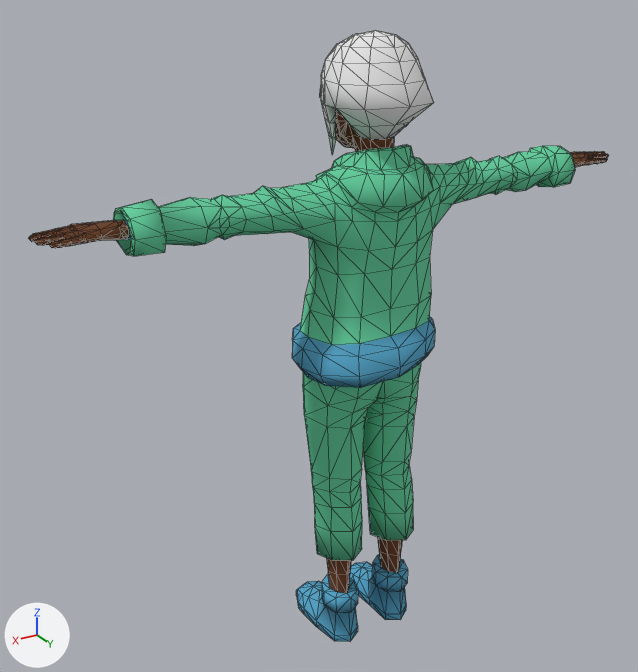
One commit to the FBX model static/assets/3d/persos/hinata/hinata.fbx: the scene before it, then after it.
The view is the same before and after, from a camera (50 mm lens) standing at (0.316, 0.467, 0.481) and looking at (0.023, -0.022, 0.236). Lighting does not change. The marker at lower left points along +X, +Y and +Z. Mesh edges are drawn as thin lines. Where no turn or scale is listed for an object, it has been applied to the vertices. Vertices at the same position are counted once.

In view in the first picture: 'Mesh_4.001_Mesh_4_Joint_0_Object_4_Material_4'.
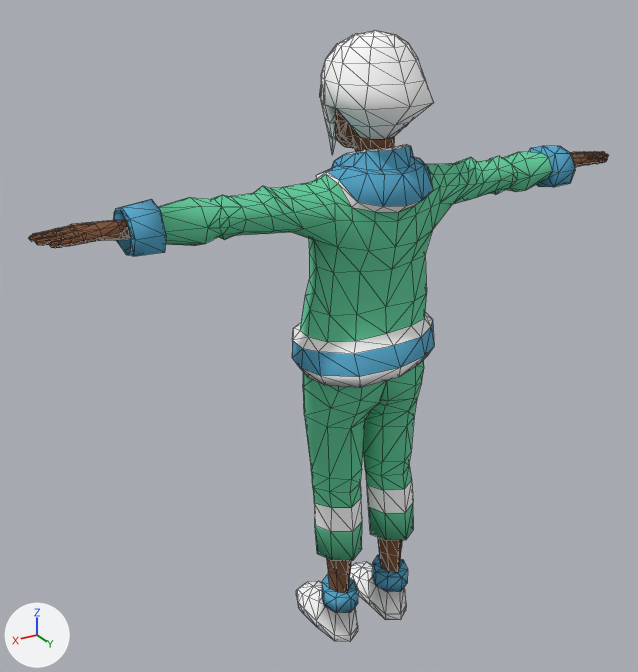
Patch to the scene script:
```diff
--- a/static/assets/3d/persos/hinata/hinata.fbx.py
+++ b/static/assets/3d/persos/hinata/hinata.fbx.py
@@ mat_emissive_skin @@
 mat_emissive_skin = principled_material('emissive-skin')
-mat_emissive_skin.base_color = (0.142, 0.0431, 0.0108)  # brown #693b1b
+mat_emissive_skin.base_color = (0.202, 0.0819, 0.0337)  # brown #7c5133
 mat_emissive_skin.roughness = 0.875
@@ mat_emissive_three @@
 mat_emissive_three = principled_material('emissive-three')
-mat_emissive_three.base_color = (0.8, 0.8, 0.8)  # white #e7e7e7
+mat_emissive_three.base_color = (1.0, 1.0, 1.0)  # white #ffffff
 mat_emissive_three.roughness = 0.83
@@ me_mesh_4_001_mesh_4_joint_0_object_4_material_4mesh @@
 me_mesh_4_001_mesh_4_joint_0_object_4_material_4mesh.from_pydata(...)  # 1792 vertices, 3300 faces; spans x -0.216..0.216, y -0.046..0.042, z 0.0..0.44
 # used by ob_mesh_4_001_mesh_4_joint_0_object_4_material_4; location = (0.0, 0.0012, 0.0)
+# me_mesh_4_001_mesh_4_joint_0_object_4_material_4mesh part 1: 19 of the vertices in x -0.042..0.048, y 0.021..0.039, z 0.244..0.297 are moved by (0.0, -0.005, 0.0)
+# me_mesh_4_001_mesh_4_joint_0_object_4_material_4mesh part 2: 18 of the vertices in x -0.038..0.038, y 0.013..0.027, z 0.193..0.233 are moved by (0.0, 0.004, 0.0)
+# me_mesh_4_001_mesh_4_joint_0_object_4_material_4mesh part 3: 136 of the faces centred in x -0.039..0.039, y -0.045..0.022, z 0.002..0.026 switch from mat_emissive_two (blue #54a7cc) to mat_emissive_three (white #ffffff)
+# me_mesh_4_001_mesh_4_joint_0_object_4_material_4mesh part 4: 56 of the faces centred in x -0.051..0.052, y -0.039..0.042, z 0.227..0.249 switch from mat_emissive_two (blue #54a7cc) to mat_emissive_three (white #ffffff)
+# me_mesh_4_001_mesh_4_joint_0_object_4_material_4mesh part 5: 108 of the faces centred in x -0.033..0.033, y -0.025..0.039, z 0.334..0.369 switch from mat_emissive_one (green #63cf9e) to mat_emissive_two (blue #54a7cc)
+# me_mesh_4_001_mesh_4_joint_0_object_4_material_4mesh part 6: 62 of the faces centred in x -0.166..-0.147, y -0.013..0.02, z 0.328..0.354 switch from mat_emissive_one (green #63cf9e) to mat_emissive_two (blue #54a7cc)
+# me_mesh_4_001_mesh_4_joint_0_object_4_material_4mesh part 7: 62 of the faces centred in x 0.147..0.166, y -0.013..0.02, z 0.328..0.354 switch from mat_emissive_one (green #63cf9e) to mat_emissive_two (blue #54a7cc)
+# me_mesh_4_001_mesh_4_joint_0_object_4_material_4mesh part 8: 92 of the faces centred in x -0.036..0.036, y -0.036..0.038, z 0.297..0.373 switch from mat_emissive_one (green #63cf9e) to mat_emissive_three (white #ffffff)
+# me_mesh_4_001_mesh_4_joint_0_object_4_material_4mesh part 9: 32 of the faces centred in x -0.04..0.04, y -0.016..0.02, z 0.106..0.113 switch from mat_emissive_one (green #63cf9e) to mat_emissive_three (white #ffffff)
 me_mesh_4_001_mesh_4_joint_0_object_4_material_4mesh.materials.append(mat_emissive_skin)
```

Boxes (x1, y1, x2, y2) around the edits, measured in the pictures (638 x 672 px; the box of a moved part takes in the faces that stretch with it):
'Mesh_4.001_Mesh_4_Joint_0_Object_4_Material_4', recoloured, reshaped
    both: (29, 30, 609, 641)
part 1 of me_mesh_4_001_mesh_4_joint_0_object_4_material_4mesh, moved or reshaped
    before: (303, 230, 435, 377)
    after: (303, 231, 434, 377)
part 2 of me_mesh_4_001_mesh_4_joint_0_object_4_material_4mesh, moved or reshaped
    before: (303, 363, 421, 428)
    after: (303, 360, 424, 428)
part 3 of me_mesh_4_001_mesh_4_joint_0_object_4_material_4mesh, recoloured (blue to white)
    both: (296, 562, 406, 641)
part 4 of me_mesh_4_001_mesh_4_joint_0_object_4_material_4mesh, recoloured (blue to white)
    both: (292, 323, 433, 388)
part 5 of me_mesh_4_001_mesh_4_joint_0_object_4_material_4mesh, recoloured (green to blue)
    both: (320, 146, 433, 207)
part 6 of me_mesh_4_001_mesh_4_joint_0_object_4_material_4mesh, recoloured (green to blue)
    both: (529, 146, 575, 187)
part 7 of me_mesh_4_001_mesh_4_joint_0_object_4_material_4mesh, recoloured (green to blue)
    both: (113, 199, 166, 256)
part 8 of me_mesh_4_001_mesh_4_joint_0_object_4_material_4mesh, recoloured (green to white)
    both: (316, 145, 421, 212)
part 9 of me_mesh_4_001_mesh_4_joint_0_object_4_material_4mesh, recoloured (green to white)
    both: (314, 480, 413, 532)
